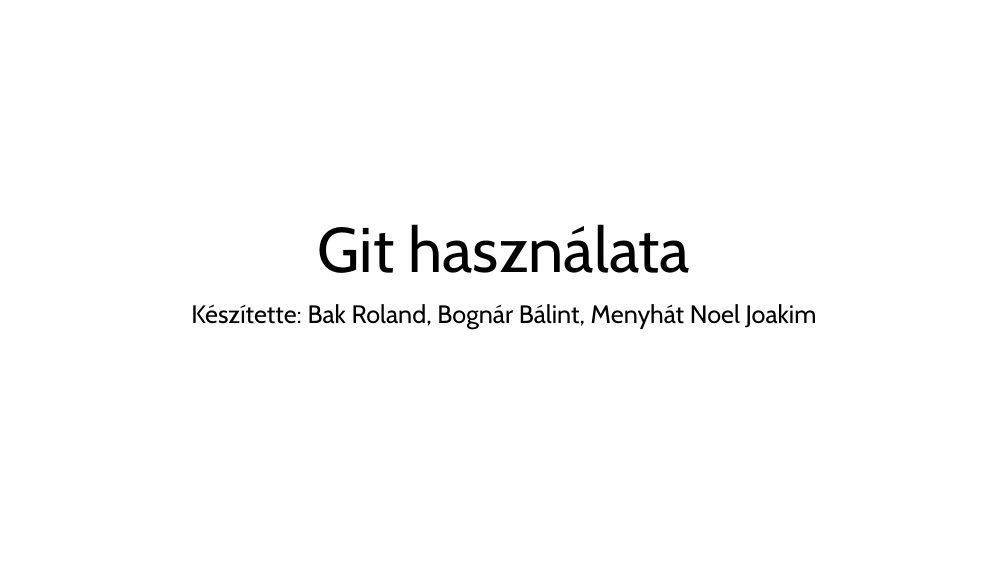
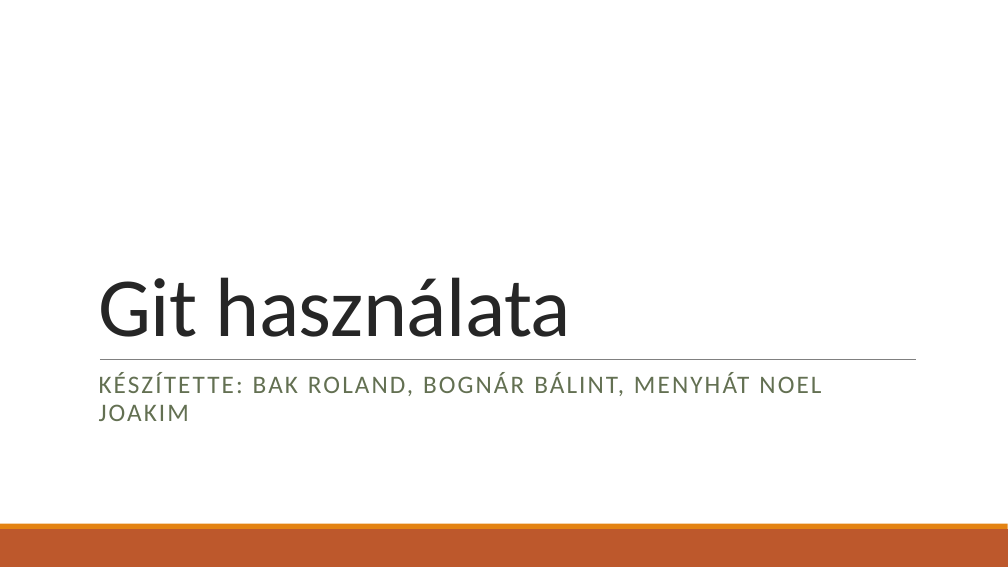
Before and after one commit to BognarBalint/Ikt_Projektmunka_2024-2025_Bogn-r_Roli_Kimi, a slide deck: slide 1 of Git_használat.pptx. Drawn at 1008x567 pixels with LibreOffice and Linux fonts; fonts in the diff are those of the drawing. Boxes give left, top, right and bottom in pixels: in the first picture for what was removed or moved away, otherwise in the second. Text is boxed around its words. In the diff, an @@ line names an element or a change of style, - is before the commit and + after.

```diff
--- a/Git_használat.pptx
+++ b/Git_használat.pptx
@@ title "Git használata": place and size @@
-title "Git használata" at (318,224,691,273)
+title "Git használata" at (98,277,571,337)
@@ title "Git használata" at (98,277,571,337): size 60 to 80 pt, font Cabin to Calibri, text colour #000000 to #262626, letter spacing 0 to -0.5 pt; alignment centre to left; line spacing 0.9 to 0.85 @@
@@ line added from (100, 359) to (917, 359), #808080 0.5 pt @@
@@ subtitle at (99,373,821,421): text changed; font Cabin to Calibri; text colour #000000 to #637052 @@
-Készítette: Bak Roland, Bognár Bálint, Menyhát Noel Joakim
+KÉSZÍTETTE: BAK ROLAND, BOGNÁR BÁLINT, MENYHÁT NOEL JOAKIM
@@ rectangle added at (0,529,1008,567), fill #BD582C @@
@@ rectangle added at (0,524,1008,529), fill #E48312 @@
```
Also in this commit, not shown: 10 other slides changed.
